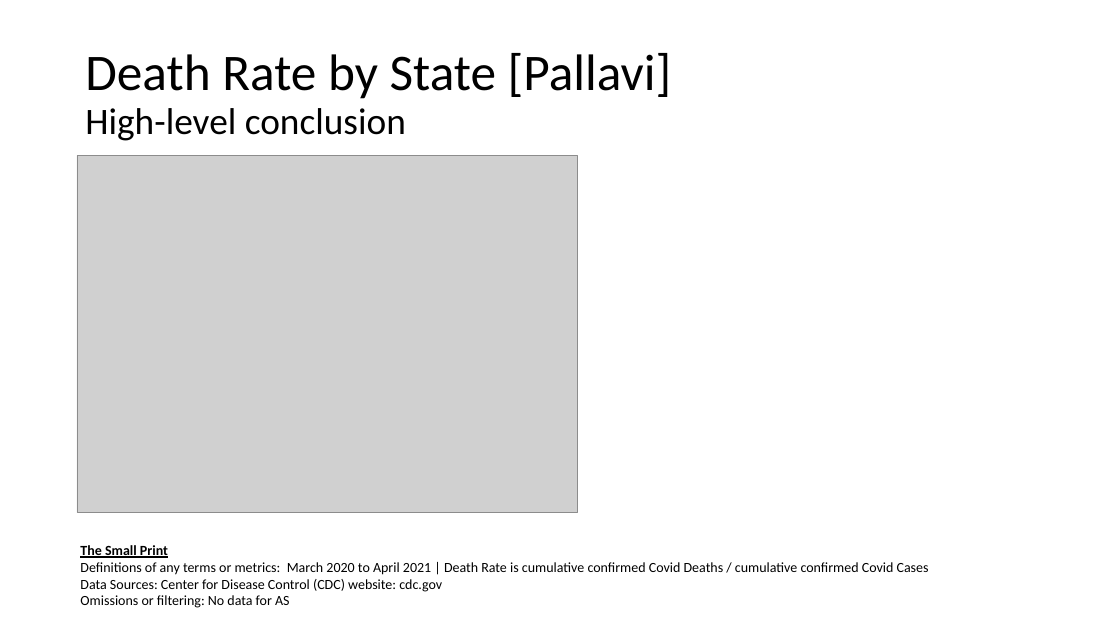
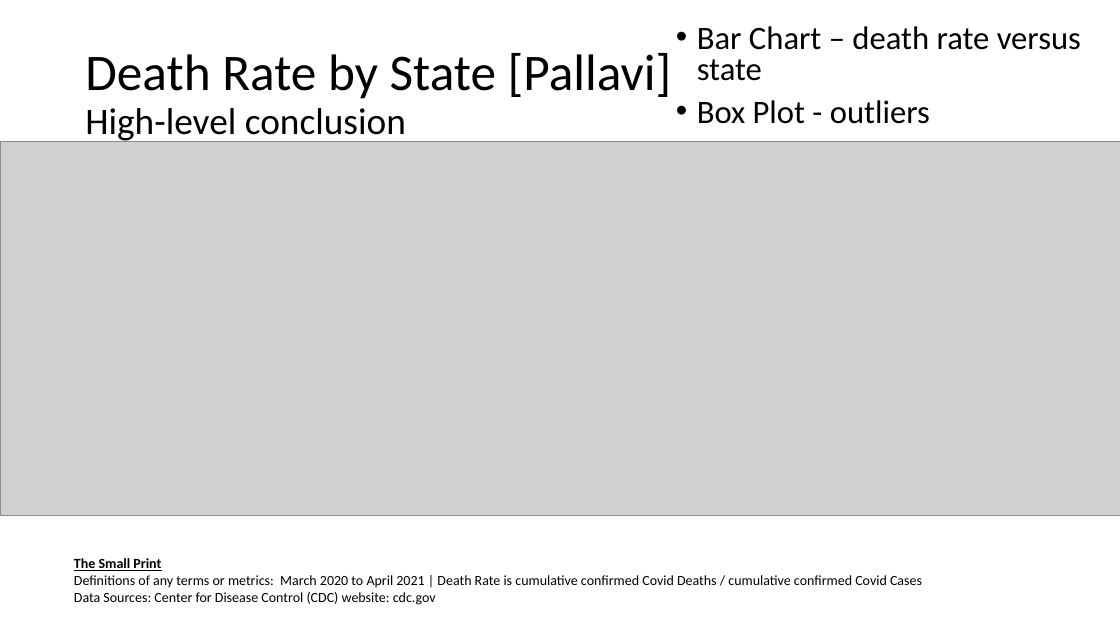
Before and after one commit to jenniecinelli/project_one, a slide deck: slide 3 of Folder0/Presentation.pptx. Drawn at 1120x630 pixels with LibreOffice and Linux fonts; fonts in the diff are those of the drawing; grey boxes stand for pictures. Boxes give left, top, right and bottom in pixels: in the first picture for what was removed or moved away, otherwise in the second. Text is boxed around its words. In the diff, an @@ line names an element or a change of style, - is before the commit and + after.

```diff
--- a/Folder0/Presentation.pptx
+++ b/Folder0/Presentation.pptx
@@ text added at bbox=[697, 26, 1081, 124], 28 pt, text #000000 @@
+• Bar Chart – death rate versus state
+• Box Plot - outliers
@@ picture added at bbox=[0, 142, 1120, 515] @@
@@ picture removed at bbox=[77, 155, 578, 513] @@
@@ text "The Small Print": place and size @@
-text "The Small Print" at bbox=[80, 545, 929, 608]
+text "The Small Print" at bbox=[74, 558, 922, 605]
@@ text at bbox=[80, 595, 290, 608]: paragraph removed @@
-Omissions or filtering: No data for AS
```
Also in this commit, not shown: 1 other slide changed, 1 slide added, 7 other files.
